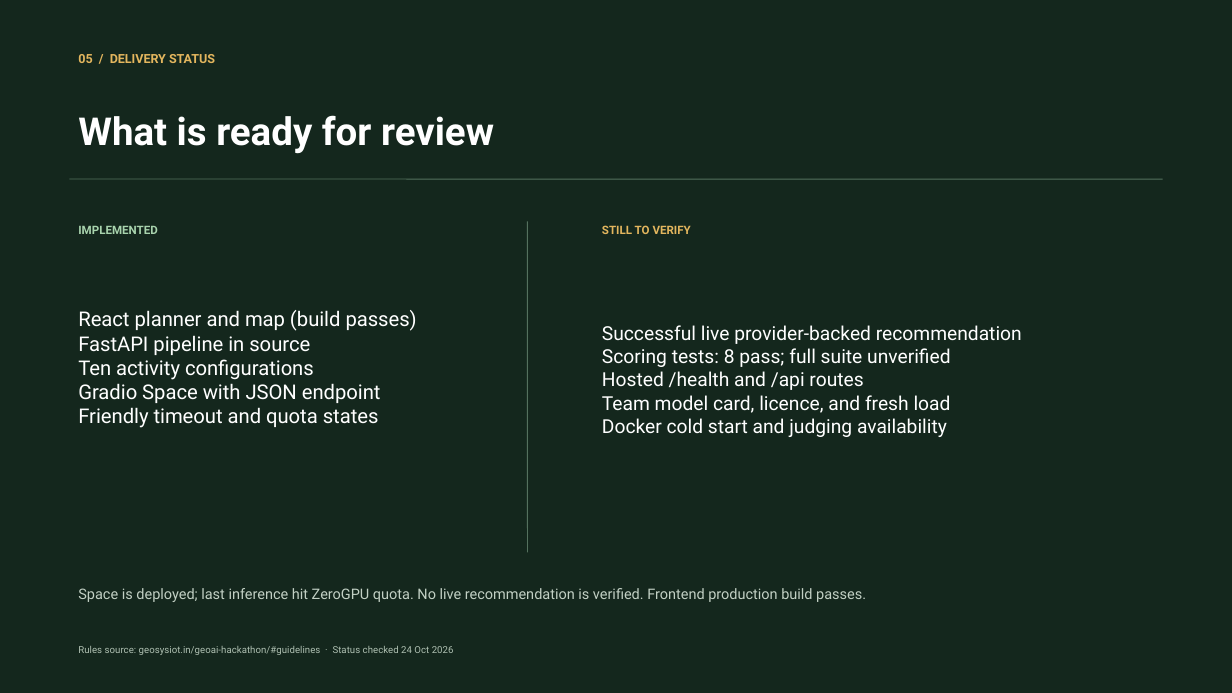
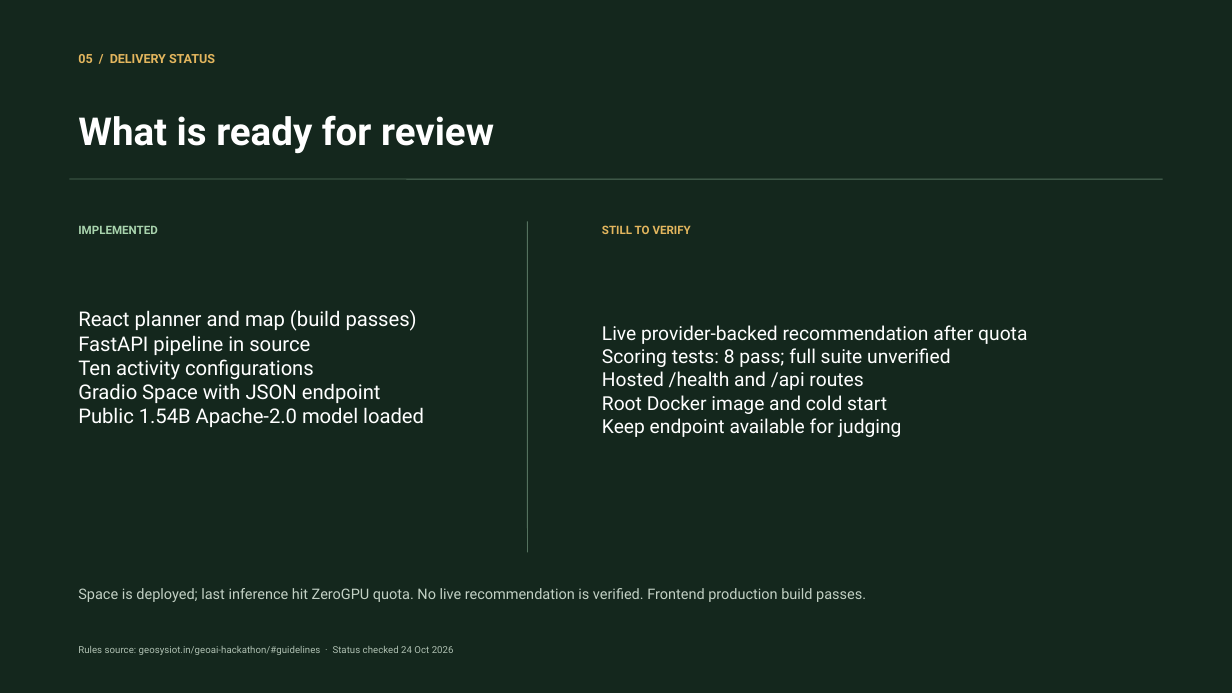
Before and after one commit to Jiteshhh08/GoWise---Ai-Outdoor-Planner, a slide deck: slide 5 of submission/GoWise-GeoAI-Hackathon-2026-Submission.pptx. Drawn at 1232x693 pixels with LibreOffice and Linux fonts; fonts in the diff are those of the drawing. Boxes give left, top, right and bottom in pixels: in the first picture for what was removed or moved away, otherwise in the second. Text is boxed around its words. In the diff, an @@ line names an element or a change of style, - is before the commit and + after.

Commit message:
docs: verify model repo and finalize submission status

```diff
--- a/submission/GoWise-GeoAI-Hackathon-2026-Submission.pptx
+++ b/submission/GoWise-GeoAI-Hackathon-2026-Submission.pptx
@@ text at bbox=[602, 325, 1027, 344]: text changed @@
-Successful live provider-backed recommendation
+Live provider-backed recommendation after quota
@@ text at bbox=[78, 407, 424, 427]: text changed @@
-Friendly timeout and quota states
+Public 1.54B Apache-2.0 model loaded
@@ text at bbox=[602, 395, 902, 437]: text changed @@
-Team model card, licence, and fresh load
-Docker cold start and judging availability
+Root Docker image and cold start
+Keep endpoint available for judging
```
Also in this commit, not shown: 1 other slide changed, 3 other files.
